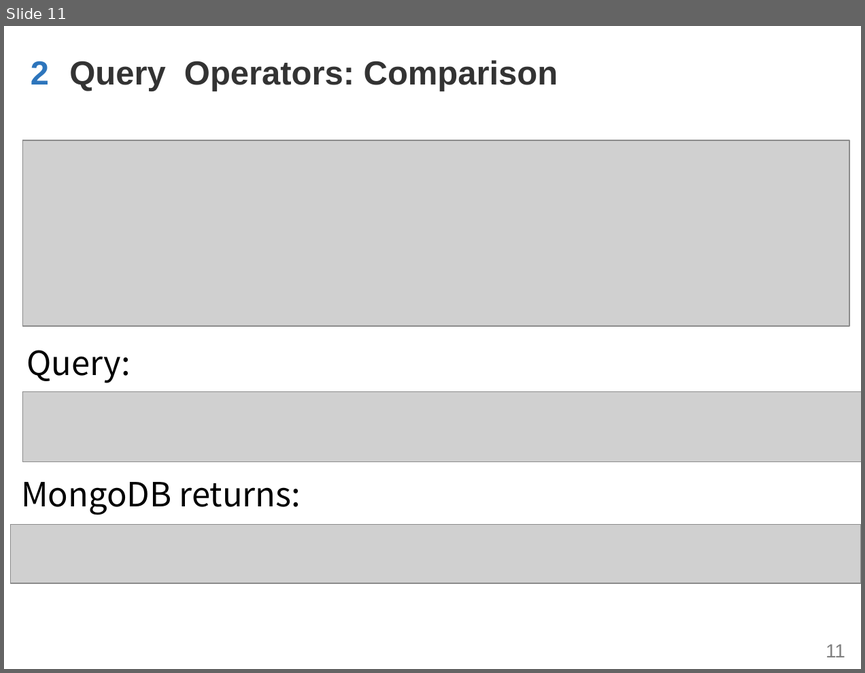
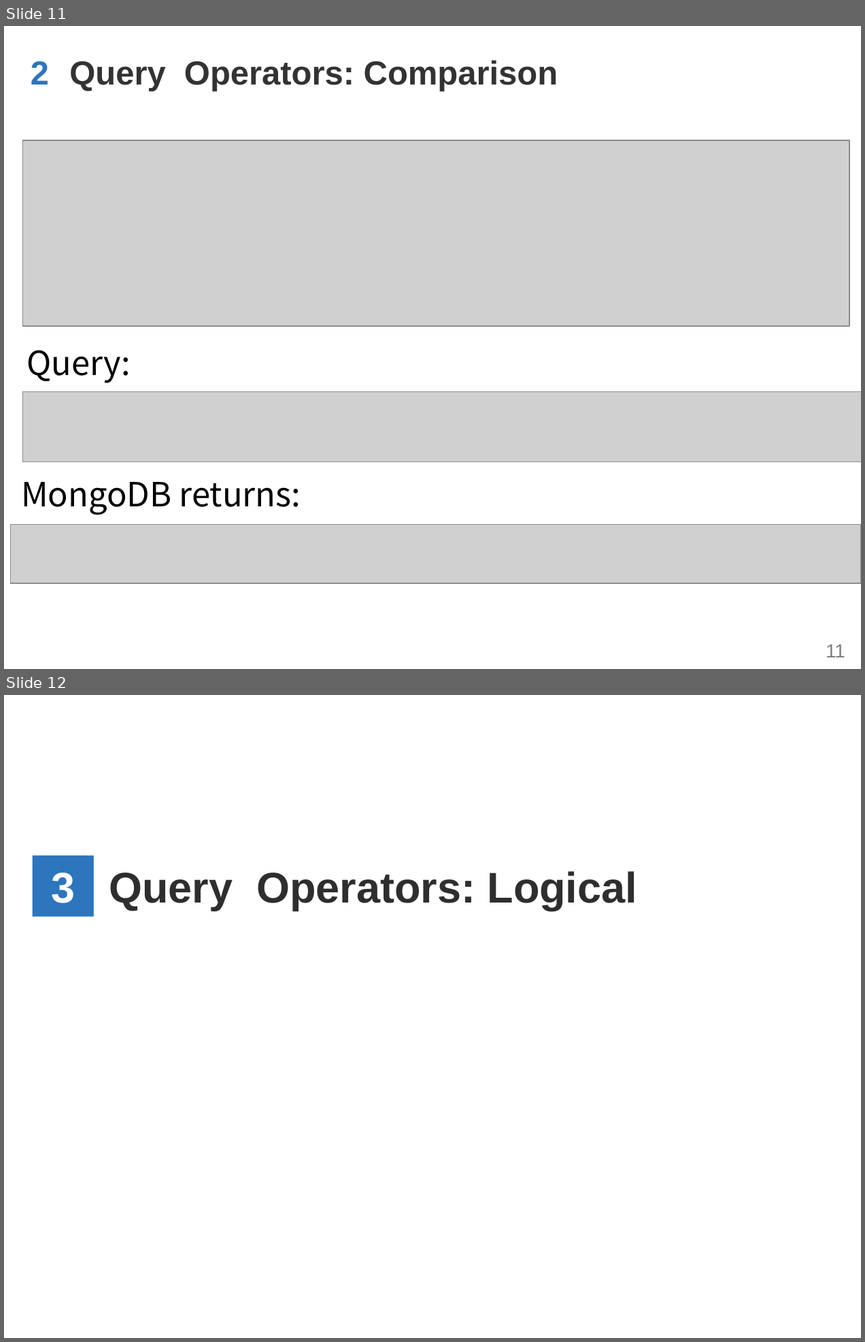
Before and after one commit to WenhaoXu/full-stack-web-course, a slide deck: db/mongodb/2017/materials/MongoDB_CH2(2)_Query.pptx. Shown one above the other, each under a label of ours: slide 11 before the commit, slides 11 and 12 after it. The pictures are 865x673 and 865x1342 pixels, drawn with LibreOffice and Linux fonts; fonts in the diff are those of the drawing; grey boxes stand for pictures; background and template pictures are left out. Boxes give left, top, right and bottom in pixels: in the first picture for what was removed or moved away, otherwise in the second. Text is boxed around its words. In the diff, an @@ line names an element or a change of style, - is before the commit and + after.

Commit message:
[db] add logical query op

```diff
--- a/db/mongodb/2017/materials/MongoDB_CH2(2)_Query.pptx
+++ b/db/mongodb/2017/materials/MongoDB_CH2(2)_Query.pptx
@@ slide 12 added at (x1=4, y1=695, x2=861, y2=1338), background #FFFFFF; not listed: 1 template element that a slide beside it also shows @@
@@ text added at (x1=33, y1=855, x2=93, y2=916), fill #2D75BC, 36 pt, text #FFFFFF, bold @@
+3
@@ text added at (x1=109, y1=871, x2=637, y2=910), 36 pt, text #2E2E2E, bold @@
+Query Operators: Logical
```
Also in this commit, not shown: 4 other slides added, 1 other file.
